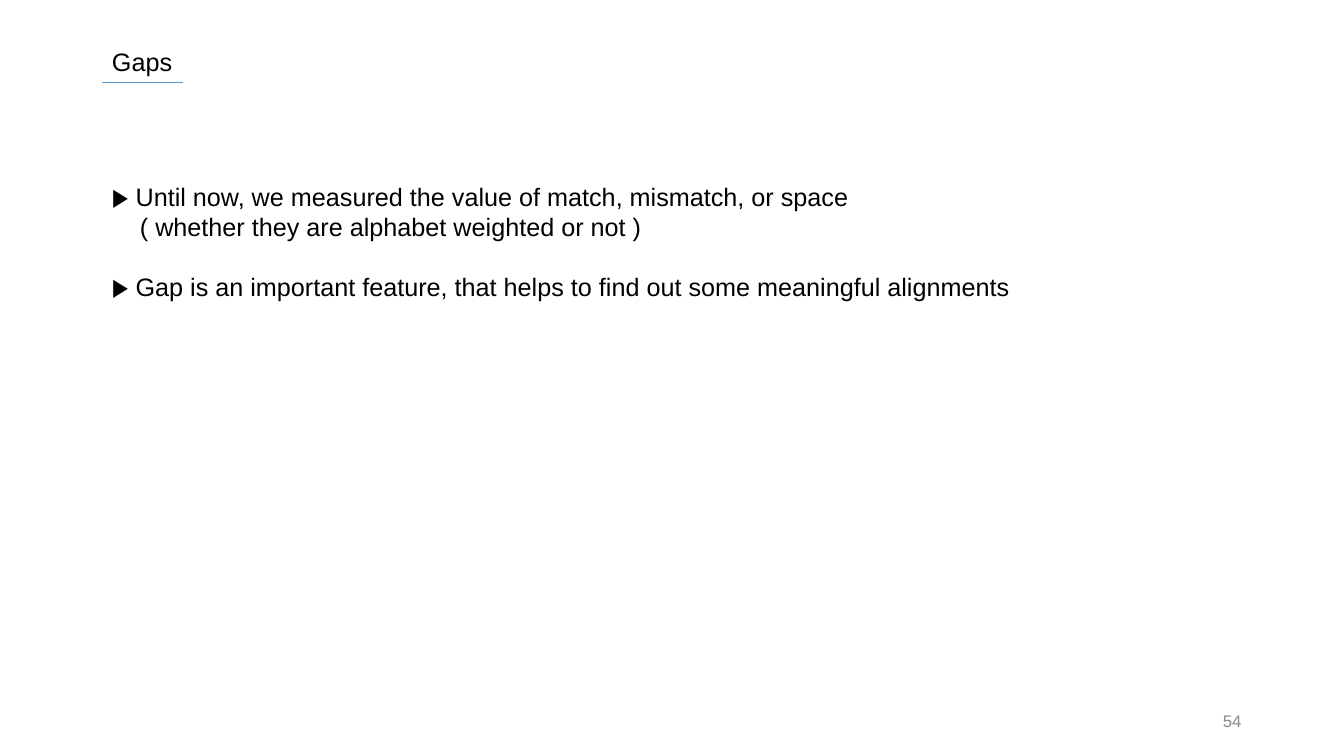
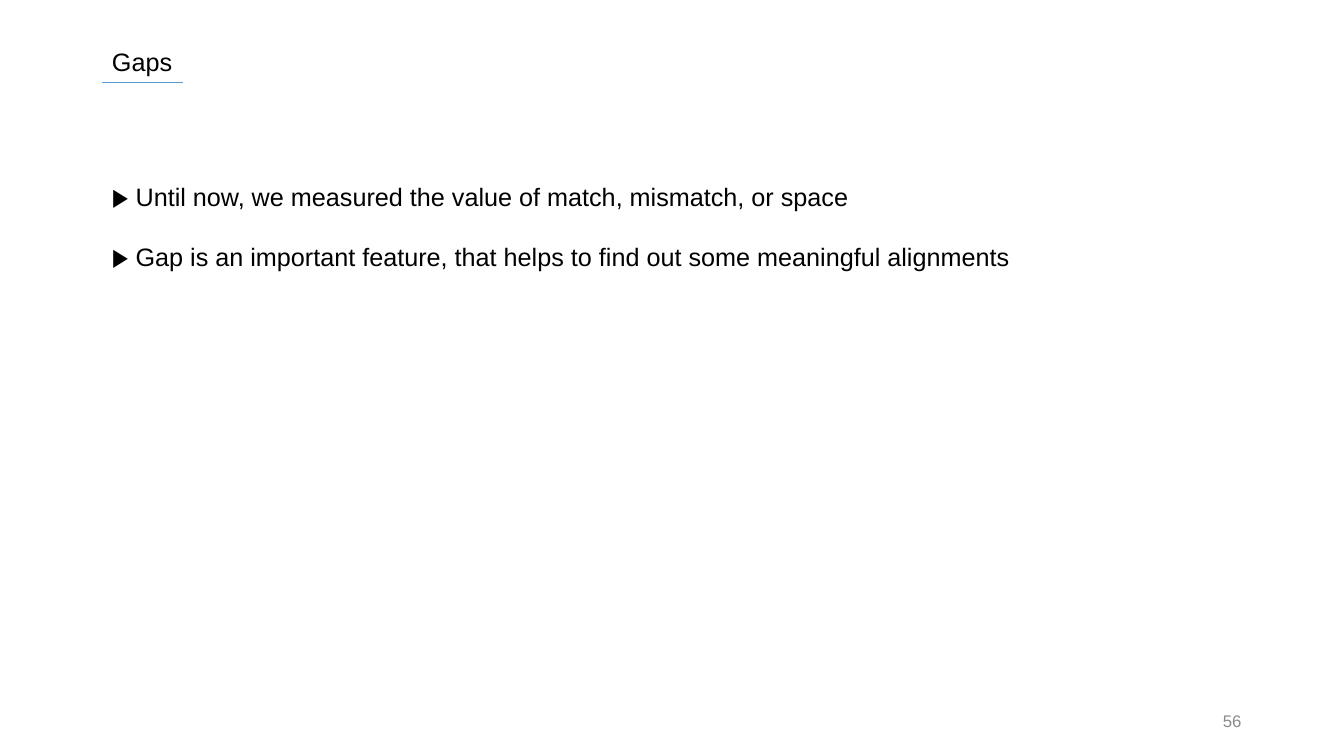
Before and after one commit to SiLviASizZ/HYU_2022, a slide deck: slide 56 of Intern/발표자료/0721/ASTS_0721.pptx (slide 54 before the commit). Drawn at 1344x756 pixels with LibreOffice and Linux fonts; fonts in the diff are those of the drawing. Boxes give left, top, right and bottom in pixels: in the first picture for what was removed or moved away, otherwise in the second. Text is boxed around its words. In the diff, an @@ line names an element or a change of style, - is before the commit and + after.

```diff
--- a/Intern/발표자료/0721/ASTS_0721.pptx
+++ b/Intern/발표자료/0721/ASTS_0721.pptx
@@ text at (155,217,626,242): paragraph removed @@
-( whether they are alphabet weighted or not )
@@ page number at (1223,715,1242,727): text changed @@
-54
+56
```
Also in this commit, not shown: 73 other slides changed, 6 slides added, 1 slide removed, 5 other files.
